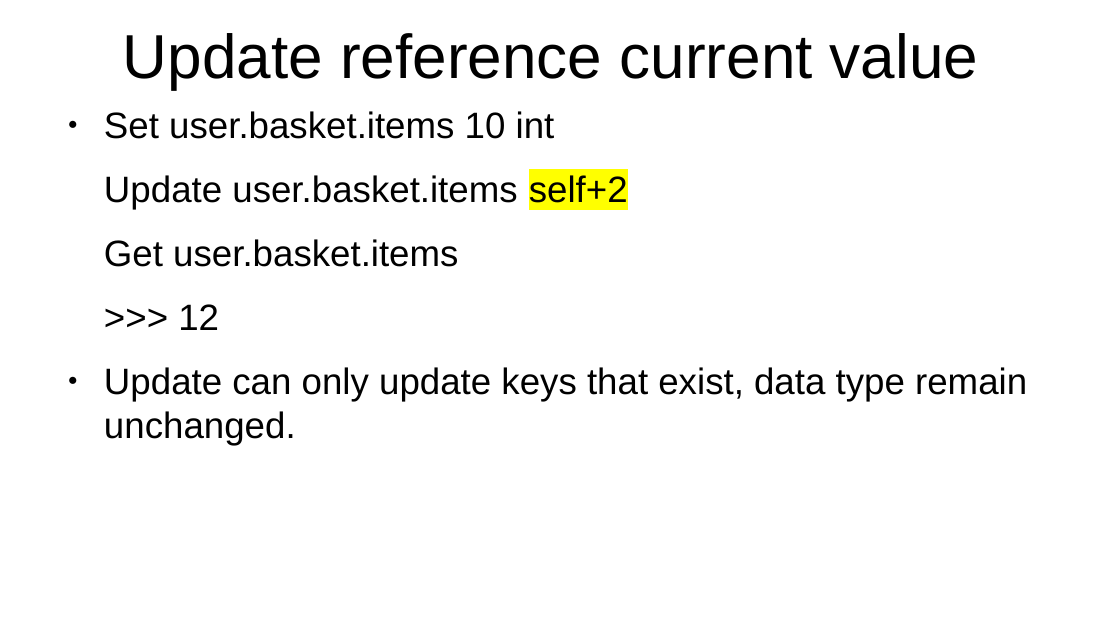
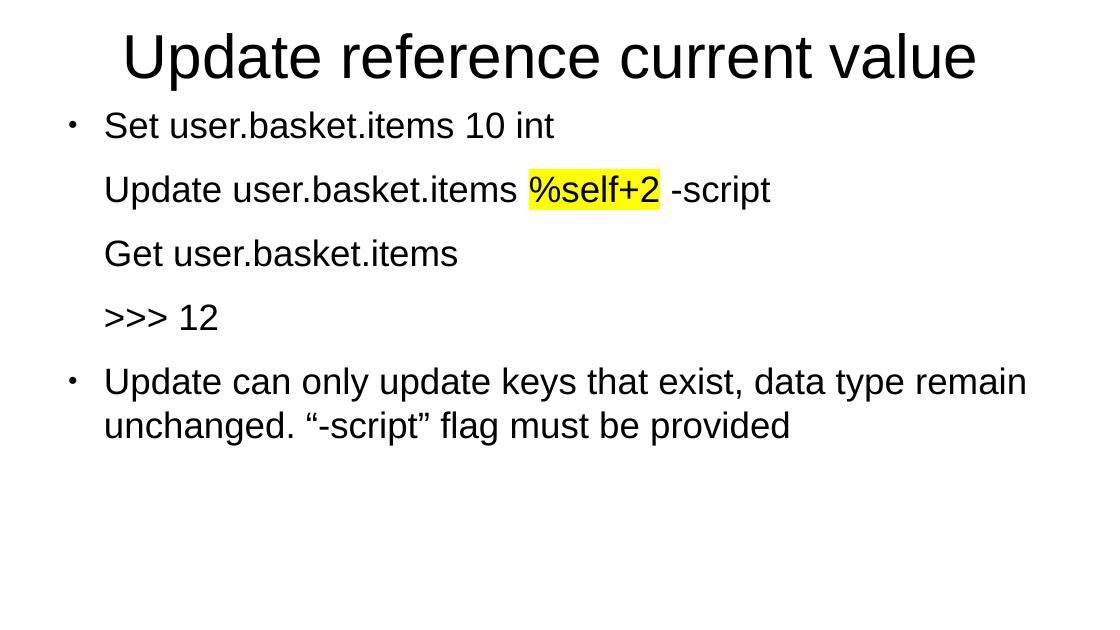
Before and after one commit to YC-Lammy/DejavuDB, a slide deck: slide 12 of doc/concept.odp (slide 10 before the commit). Drawn at 1120x630 pixels with LibreOffice and Linux fonts; fonts in the diff are those of the drawing. Boxes give left, top, right and bottom in pixels: in the first picture for what was removed or moved away, otherwise in the second. Text is boxed around its words. In the diff, an @@ line names an element or a change of style, - is before the commit and + after.

```diff
--- a/doc/concept.odp
+++ b/doc/concept.odp
@@ text at (104, 175, 771, 209): text changed @@
-Update user.basket.items self+2
+Update user.basket.items %self+2 -script
@@ text at (104, 367, 1027, 445): text changed @@
-● Update can only update keys that exist, data type remain unchanged.
+● Update can only update keys that exist, data type remain unchanged. “-script” flag must be provided
```
Also in this commit, not shown: 2 other slides changed, 2 slides added, 11 other files.
